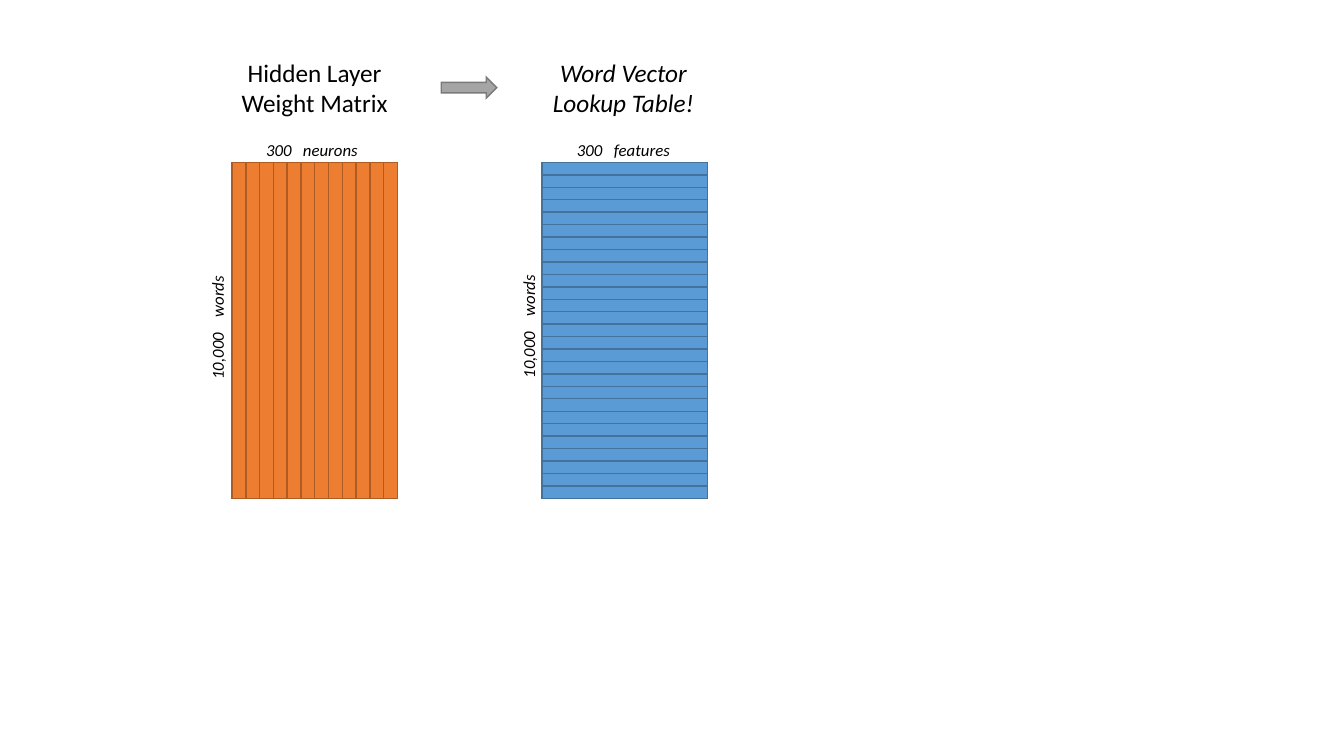
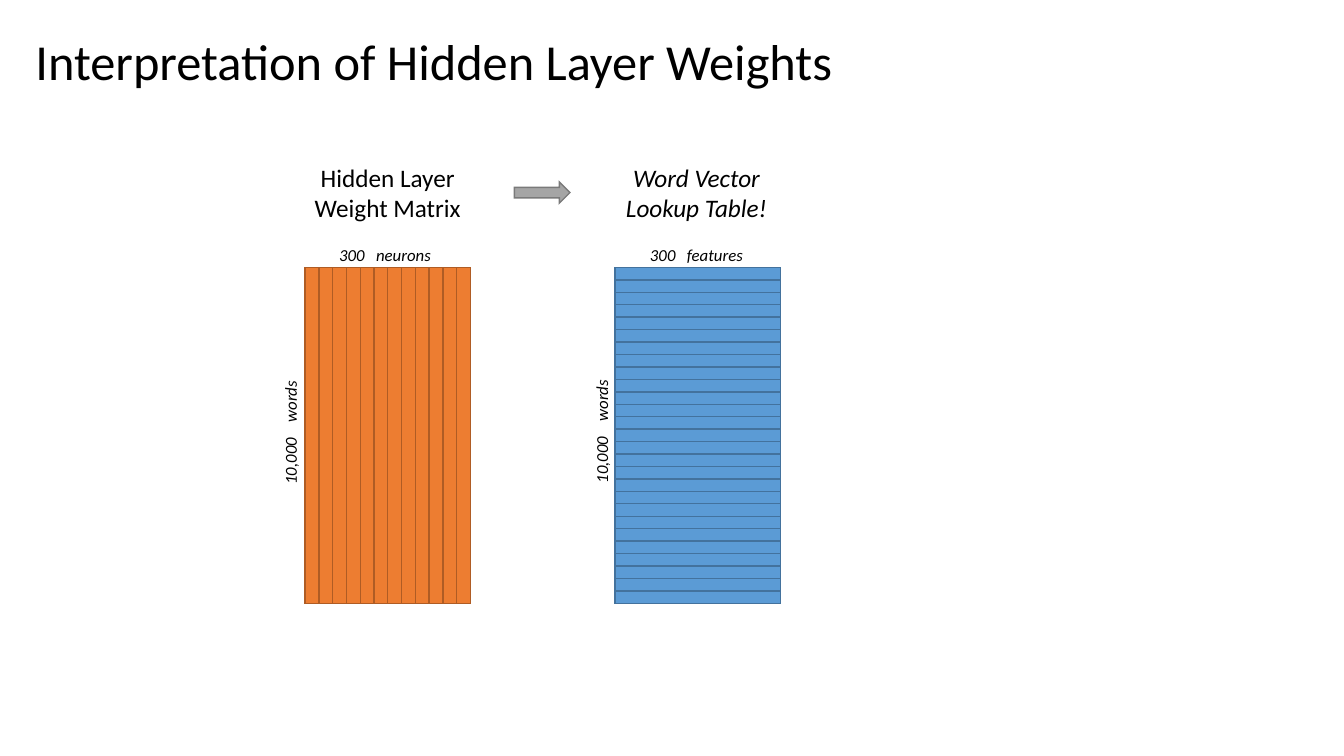
Before and after one commit to chrisjmccormick/chrisjmccormick.github.io, a slide deck: slide 2 of assets/word2vec/Word2Vec_Illustrations.pptx. Drawn at 1344x756 pixels with LibreOffice and Linux fonts; fonts in the diff are those of the drawing. Boxes give left, top, right and bottom in pixels: in the first picture for what was removed or moved away, otherwise in the second. Text is boxed around its words. In the diff, an @@ line names an element or a change of style, - is before the commit and + after.

Commit message:
Working on Word2Vec illustrations

```diff
--- a/assets/word2vec/Word2Vec_Illustrations.pptx
+++ b/assets/word2vec/Word2Vec_Illustrations.pptx
@@ text added at box(35, 45, 832, 89), 36 pt, text #000000 @@
+Interpretation of Hidden Layer Weights
@@ 2 texts, 2 rectangles, 1 right arrow: place and size @@
-2 texts, 2 rectangles, 1 right arrow at box(242, 64, 670, 498)
+2 texts, 2 rectangles, 1 right arrow at box(315, 169, 743, 603)
@@ 37 rectangles, 4 texts: place and size @@
-37 rectangles, 4 texts at box(208, 64, 708, 498)
+37 rectangles, 4 texts at box(281, 169, 780, 603)
```
Also in this commit, not shown: 1 other slide changed, 2 slides added, 1 slide removed, 2 other files.
